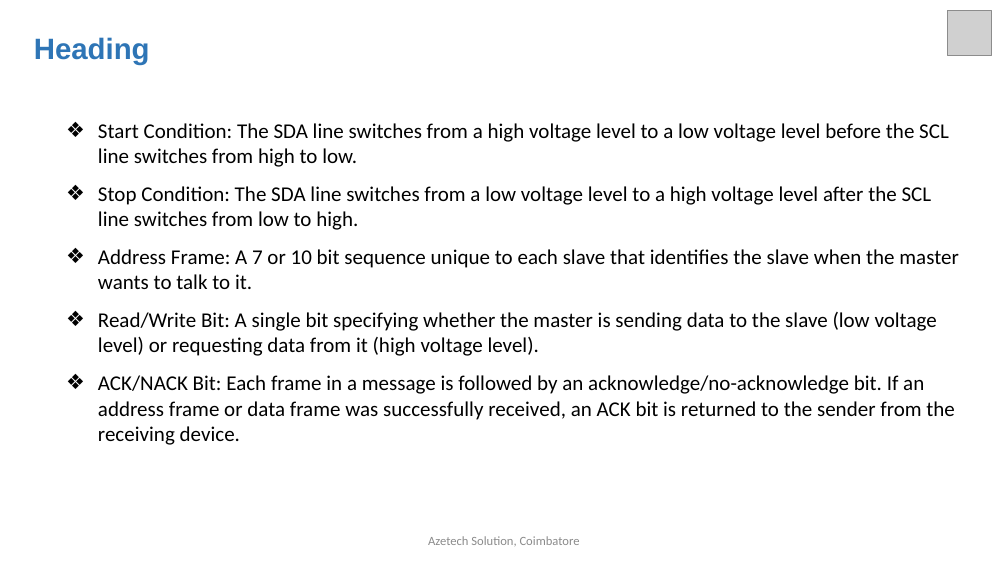
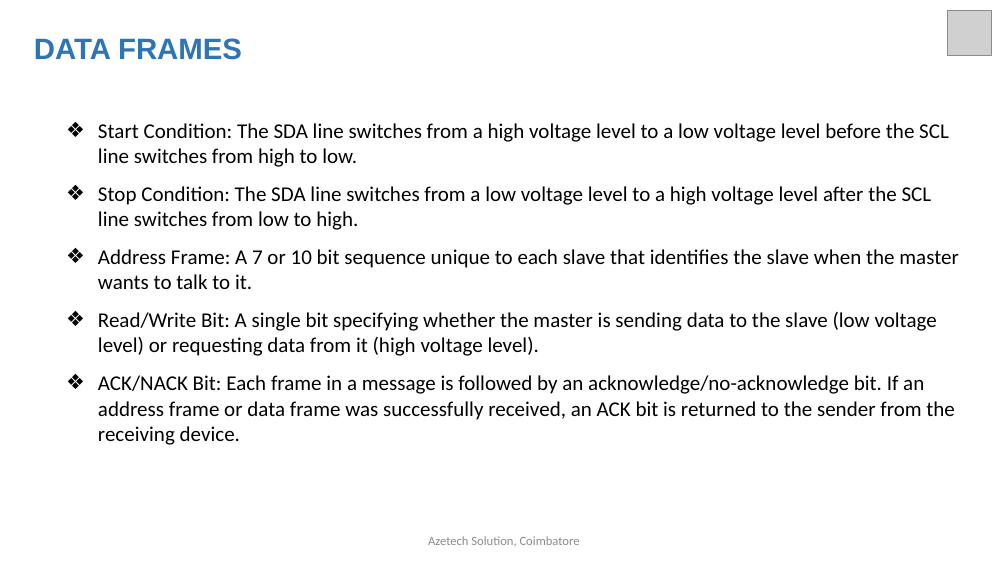
Before and after one commit to arulnelson/AZETECH-CLASS-NOTES, a slide deck: slide 7 of STM32_DOCS/I2C_in_STM32.pptx. Drawn at 1008x567 pixels with LibreOffice and Linux fonts; fonts in the diff are those of the drawing; grey boxes stand for pictures. Boxes give left, top, right and bottom in pixels: in the first picture for what was removed or moved away, otherwise in the second. Text is boxed around its words. In the diff, an @@ line names an element or a change of style, - is before the commit and + after.

```diff
--- a/STM32_DOCS/I2C_in_STM32.pptx
+++ b/STM32_DOCS/I2C_in_STM32.pptx
@@ text at (34,38,242,60): text changed @@
-Heading
+DATA FRAMES
```
Also in this commit, not shown: 10 other slides changed, 5 slides added.
